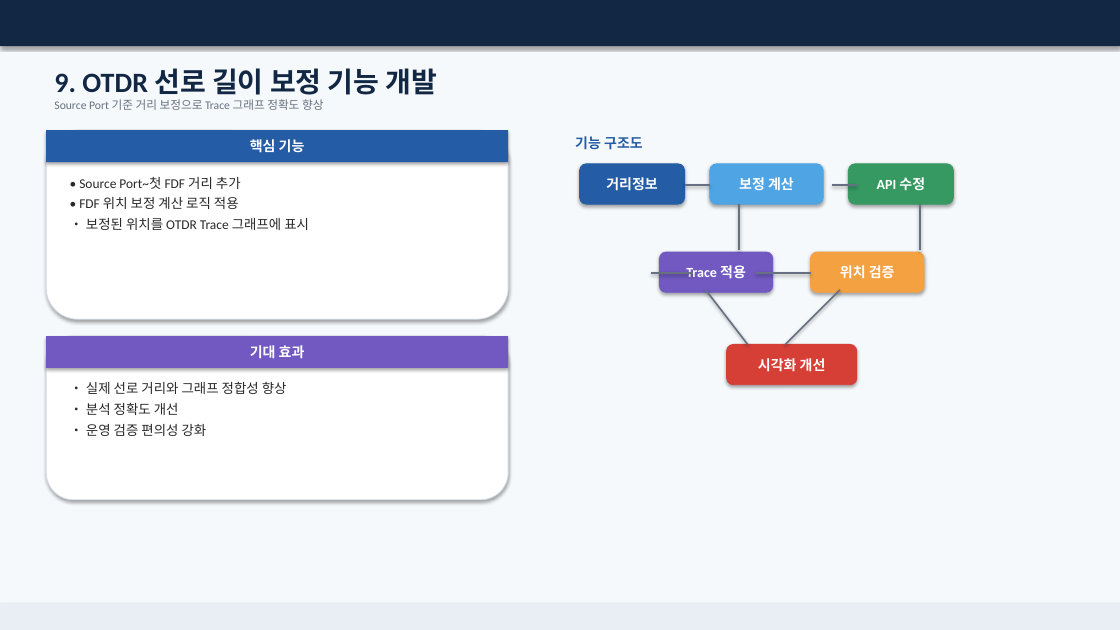
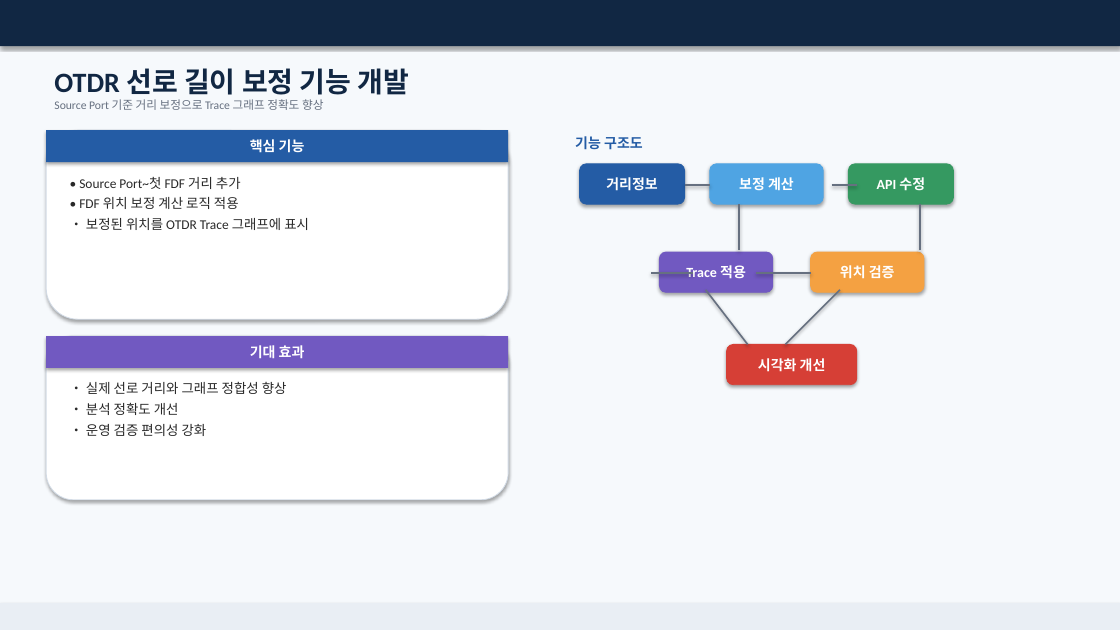
Before and after one commit to gmncreat/project-plan, a slide deck: slide 9 of output/SKT_OTDR_선로품질관리시스템_고도화_개발계획서_최종.pptx. Drawn at 1120x630 pixels with LibreOffice and Linux fonts; fonts in the diff are those of the drawing. Boxes give left, top, right and bottom in pixels: in the first picture for what was removed or moved away, otherwise in the second. Text is boxed around its words. In the diff, an @@ line names an element or a change of style, - is before the commit and + after.

```diff
--- a/output/SKT_OTDR_선로품질관리시스템_고도화_개발계획서_최종.pptx
+++ b/output/SKT_OTDR_선로품질관리시스템_고도화_개발계획서_최종.pptx
@@ text at box(54, 68, 410, 100): text changed @@
-9. OTDR 선로 길이 보정 기능 개발
+OTDR 선로 길이 보정 기능 개발
```
Also in this commit, not shown: 10 other slides changed, 1 other file.
